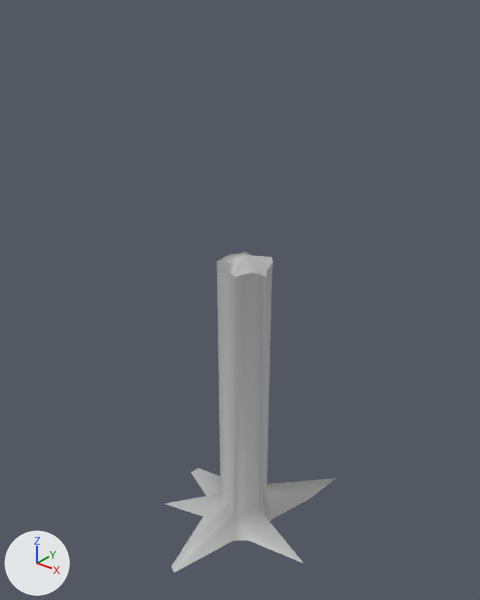
The FBX model MakeIt/Content/Environment/Tree.fbx, before and after one commit.
Camera for both pictures: a 50 mm camera at (5.28, -6.71, 7.82) aimed at (-0.25, 0.2, 3.53). Lighting does not change. The marker at lower left points along +X, +Y and +Z. Where no turn or scale is listed for an object, it has been applied to the vertices.
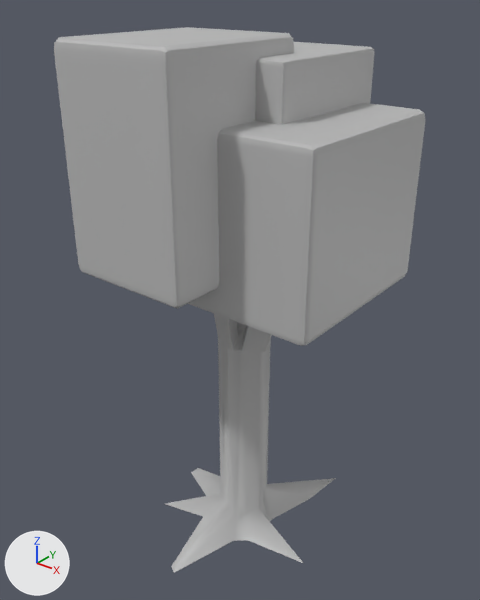
Boxes [x1, y1, x2, y2] around the edits, measured in the pictures (480 x 600 px):
'pasted__pasted__pCube2', added: after [54, 27, 294, 309]
'pCube2', added: after [188, 103, 426, 346]
'pCylinder3', reshaped: before [166, 251, 336, 572]; after [166, 314, 336, 572]
'pasted__pCube2.001', added: after [255, 42, 375, 124]
part 1 of me_mesh, built on: before [217, 251, 273, 454]; after [214, 314, 272, 454]

The change in detail:
me_mesh is used by ob_pcylinder3; location (0.0, 0.0, 0.0).
me_mesh had 61 vertices, 77 faces and spanned x -1.32..1.43, y -1.7..1.62, z -0.21..4.37.
me_mesh now has 86 vertices, 99 faces and spans x -1.32..1.43, y -1.7..1.62, z -0.21..5.78.
Part 1, on me_mesh:
4 vertices are removed from x -0.23..0.17, y -0.37..0.0, z 4.19..4.37.
26 faces are deleted.
4 vertices in x 0.25..0.36, y -0.18..0.12, z 4.13..4.24 move by (0.0, 0.0, -1.19).
4 vertices in x -0.39..0.0, y 0.0..0.39, z 4.2..4.25 move by (0.0, 0.0, -1.09).
7 vertices move from x -0.33..0.28, y -0.23..0.38, z 4.22..4.28 to x -0.33..0.28, y -0.17..0.38, z 3.05..3.19.
29 vertices are added at x -0.92..1.01, y -0.77..0.93, z 3.02..5.78.
48 new faces join them.
Mesh me_mesh_005 is new.
It has 56 vertices, 54 faces and spans x -0.8..0.8, y -1.04..1.04, z -0.66..0.66.
It uses material mat_lambert1 (grey #bcbcbc).
Mesh me_mesh_004 is new.
It has 56 vertices, 54 faces and spans x -0.87..0.87, y -1.1..1.1, z -1.4..1.4.
It uses material mat_lambert1 (grey #bcbcbc).
Mesh me_mesh_002 is new.
It has 56 vertices, 54 faces and spans x -1.43..1.43, y -1.31..1.31, z -1.15..1.15.
It uses material mat_lambert1 (grey #bcbcbc).
Object 'pasted__pCube2.001' (ob_pasted__pcube2_001) is new; it shows me_mesh_005.
Its location is (0.13, 0.53, 6.35).
Object 'pasted__pasted__pCube2' (ob_pasted__pasted__pcube2) is new; it shows me_mesh_004.
Its location is (-0.33, -0.83, 5.82).
Object 'pCube2' (ob_pcube2) is new; it shows me_mesh_002.
Its location is (0.36, 0.12, 5.18).
